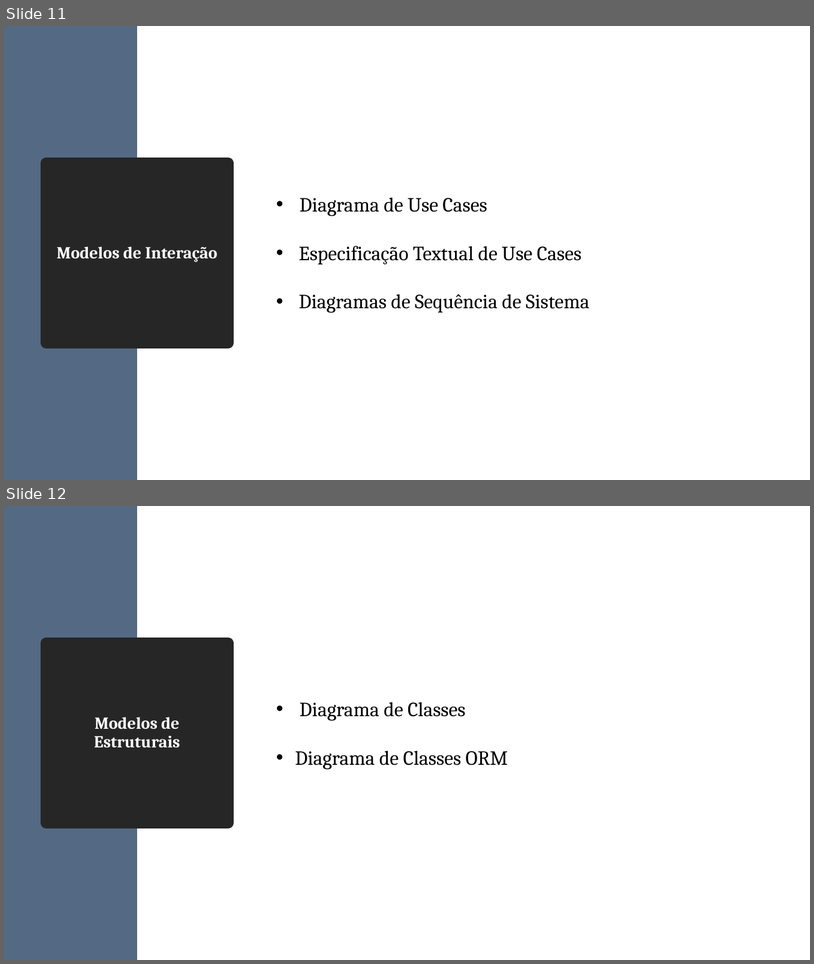
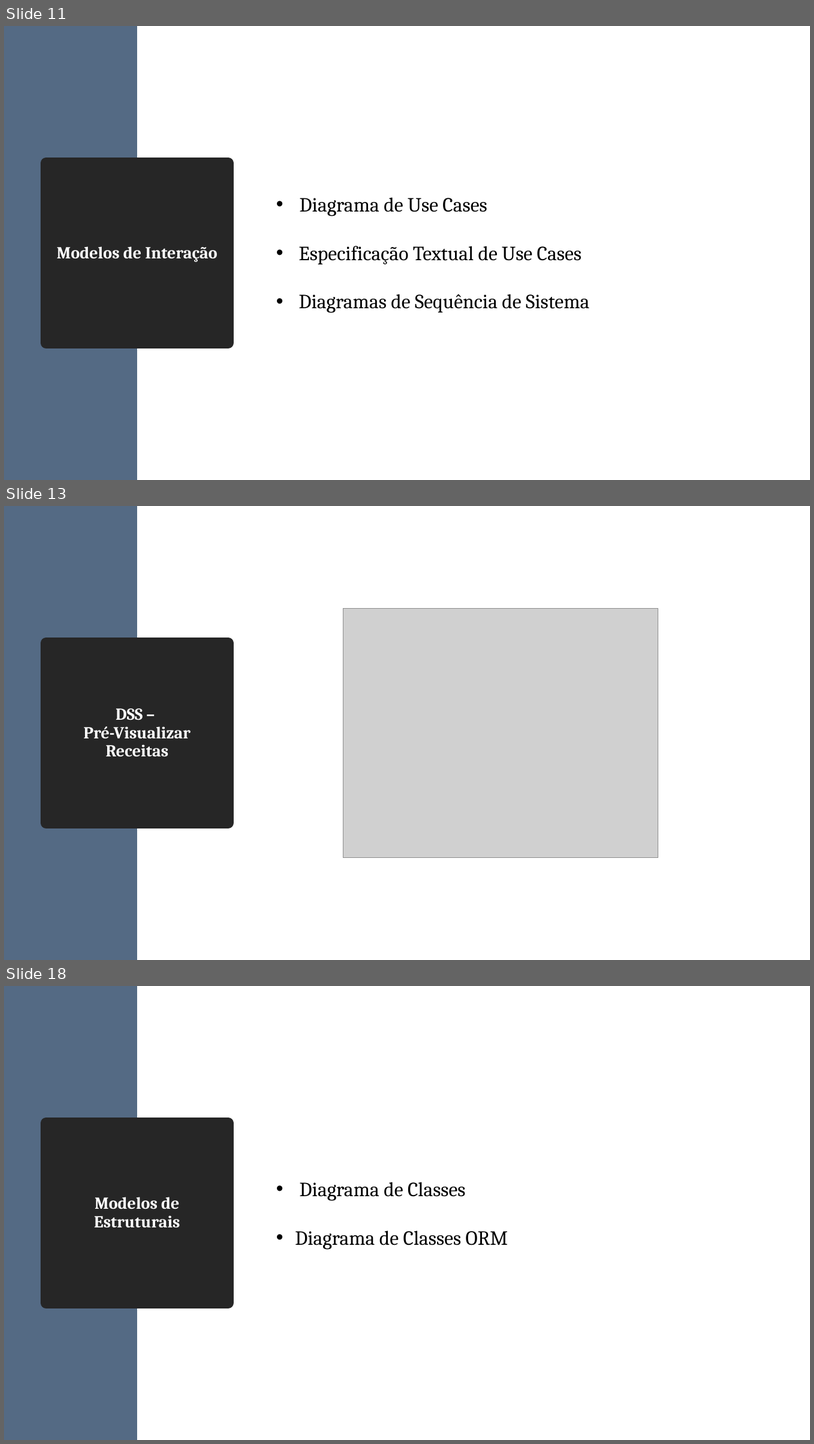
Before and after one commit to diogofbraga/MyChef, a slide deck: Especificacao/FeelItaly.pptx. Shown one above the other, each under a label of ours: slides 11 and 12 before the commit, slides 11, 13 and 18 after it; the slides between them are not shown. The pictures are 814x964 and 814x1444 pixels, drawn with LibreOffice and Linux fonts; fonts in the diff are those of the drawing; grey boxes stand for pictures. Boxes give left, top, right and bottom in pixels: in the first picture for what was removed or moved away, otherwise in the second. Text is boxed around its words. In the diff, an @@ line names an element or a change of style, - is before the commit and + after.

```diff
--- a/Especificacao/FeelItaly.pptx
+++ b/Especificacao/FeelItaly.pptx
@@ slide 13 added at box(4, 506, 810, 960), background #FFFFFF @@
@@ rectangle added at box(4, 506, 137, 960), fill #546A84 @@
@@ picture added at box(344, 608, 659, 857) @@
@@ title added at box(47, 643, 228, 822), fill #262626, outline #262626 13.75 pt, 20 pt, text #FFFFFF, bold @@
+DSS –
+Pré-Visualizar Receitas
@@ what was slide 12 is now slide 18 @@
```
Also in this commit, not shown: 3 slides changed, 18 other slides added.
